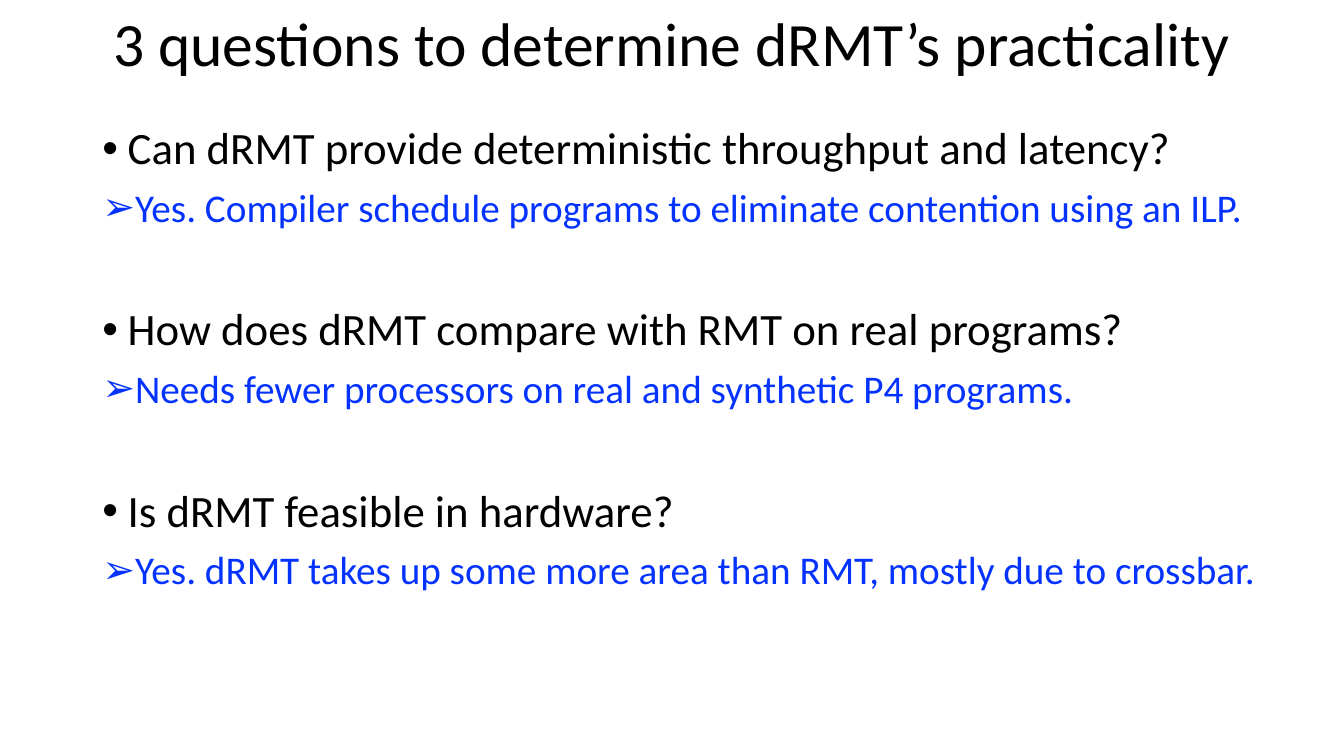
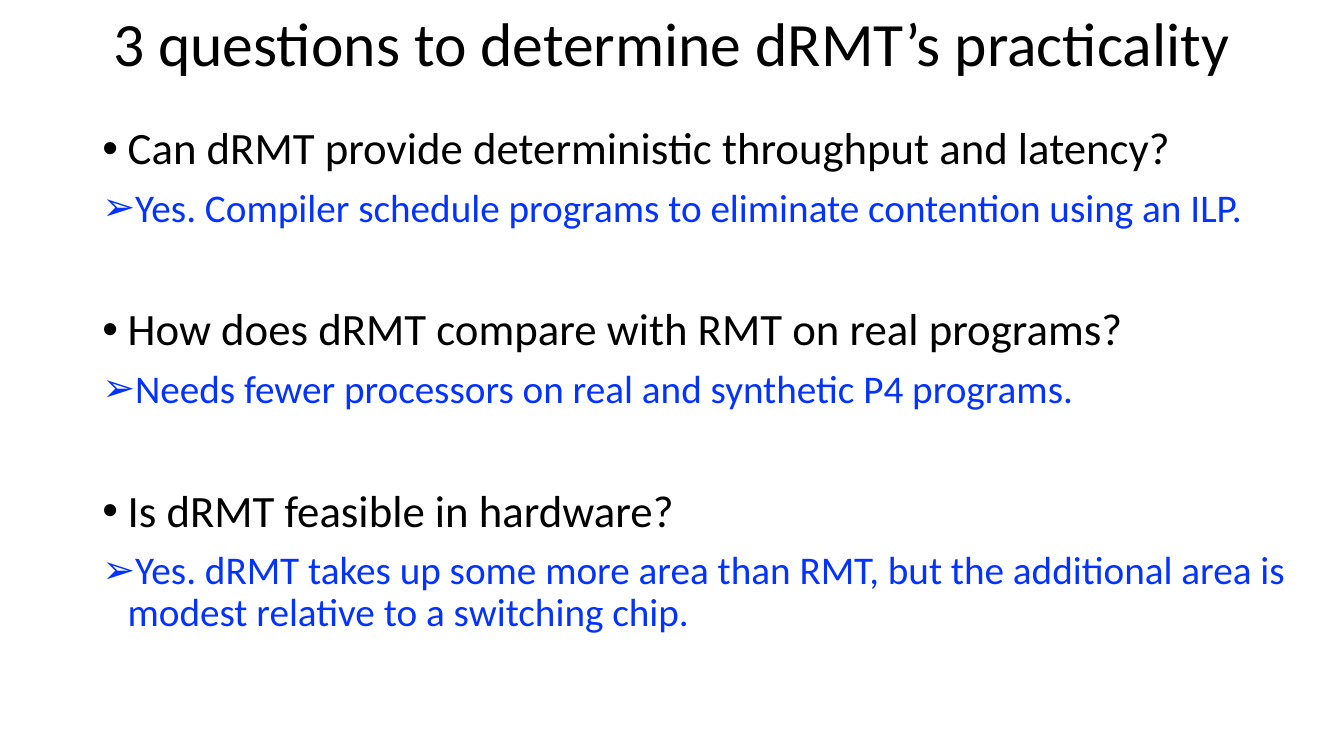
Before and after one commit to anirudhSK/drmt_talk, a slide deck: slide 11 of drmt_sigcomm.pptx. Drawn at 1344x756 pixels with LibreOffice and Linux fonts; fonts in the diff are those of the drawing. Boxes give left, top, right and bottom in pixels: in the first picture for what was removed or moved away, otherwise in the second. Text is boxed around its words. In the diff, an @@ line names an element or a change of style, - is before the commit and + after.

Commit message:
Some more tweaks before a practice run

```diff
--- a/drmt_sigcomm.pptx
+++ b/drmt_sigcomm.pptx
@@ text at box(128, 556, 1284, 633): text changed @@
-➢ Yes. dRMT takes up some more area than RMT, mostly due to crossbar.
+➢ Yes. dRMT takes up some more area than RMT, but the additional area is modest relative to a switching chip.
```
